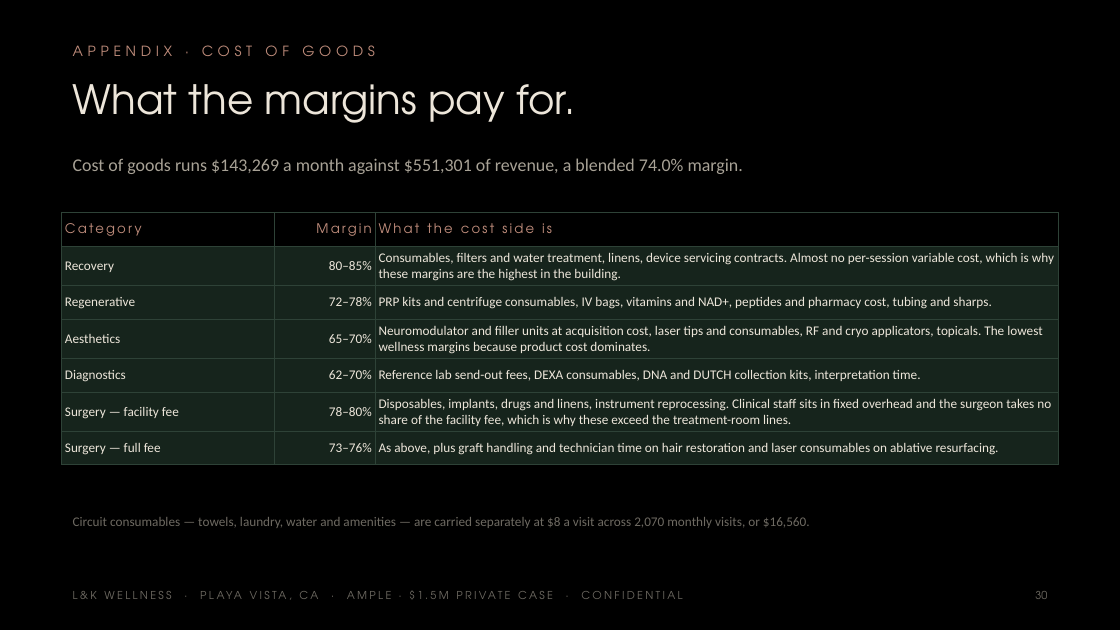
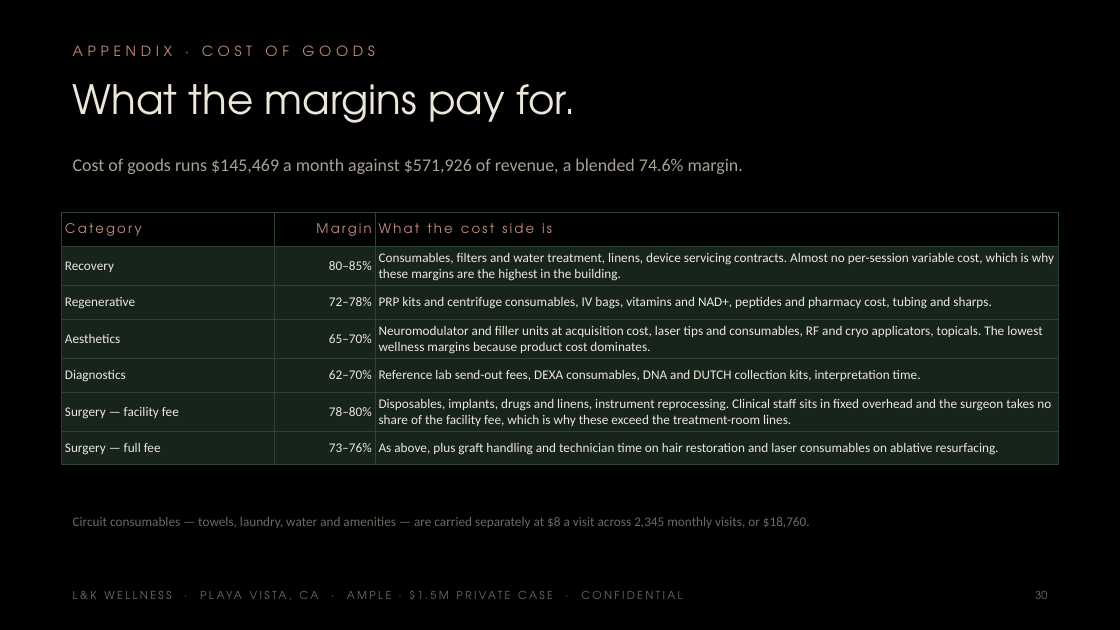
Before and after one commit to apexalpha811/2mil_ample, a slide deck: slide 30 of 1.5mil_ample.pptx. Drawn at 1120x630 pixels with LibreOffice and Linux fonts; fonts in the diff are those of the drawing. Boxes give left, top, right and bottom in pixels: in the first picture for what was removed or moved away, otherwise in the second. Text is boxed around its words. In the diff, an @@ line names an element or a change of style, - is before the commit and + after.

```diff
--- a/1.5mil_ample.pptx
+++ b/1.5mil_ample.pptx
@@ text at (x1=73, y1=158, x2=743, y2=174): text changed @@
-Cost of goods runs $143,269 a month against $551,301 of revenue, a blended 74.0% margin.
+Cost of goods runs $145,469 a month against $571,926 of revenue, a blended 74.6% margin.
@@ text at (x1=73, y1=517, x2=810, y2=528): text changed @@
-Circuit consumables — towels, laundry, water and amenities — are carried separately at $8 a visit across 2,070 monthly visits, or $16,560.
+Circuit consumables — towels, laundry, water and amenities — are carried separately at $8 a visit across 2,345 monthly visits, or $18,760.
```
Also in this commit, not shown: 12 other slides changed, 5 other files.
